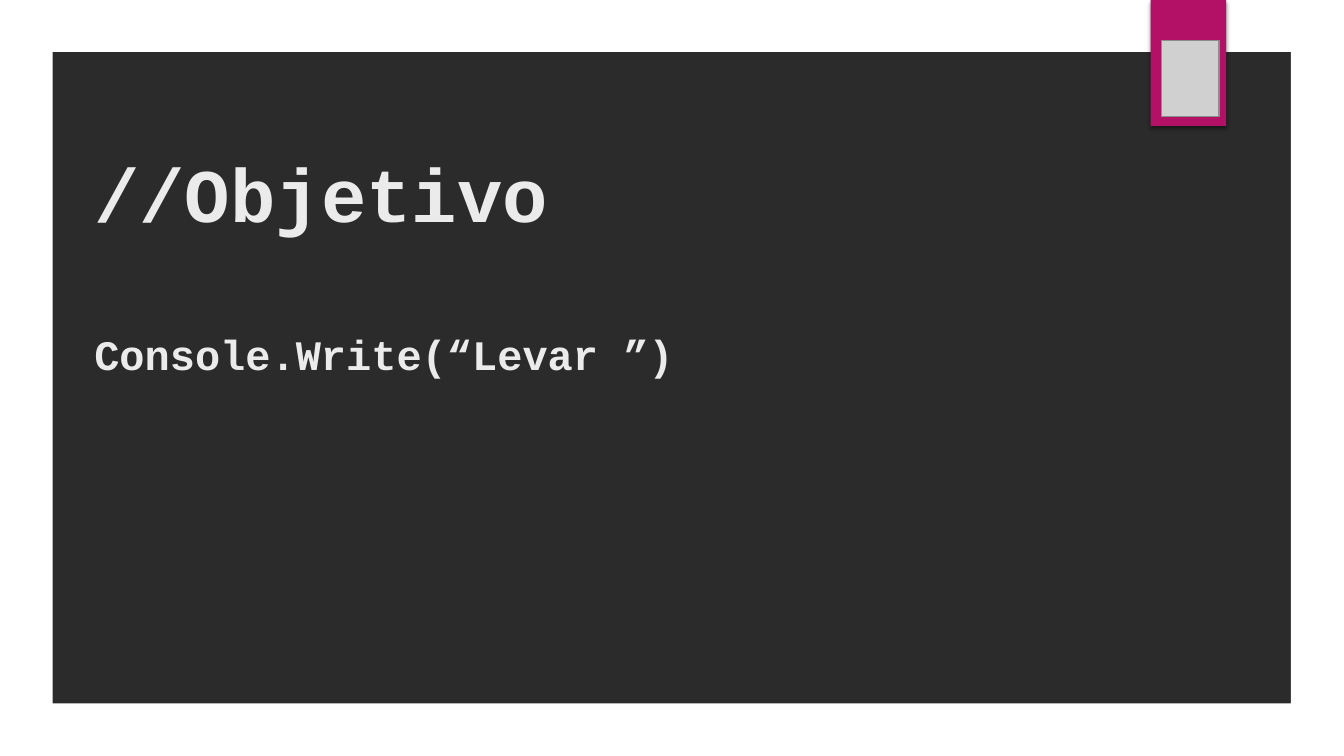
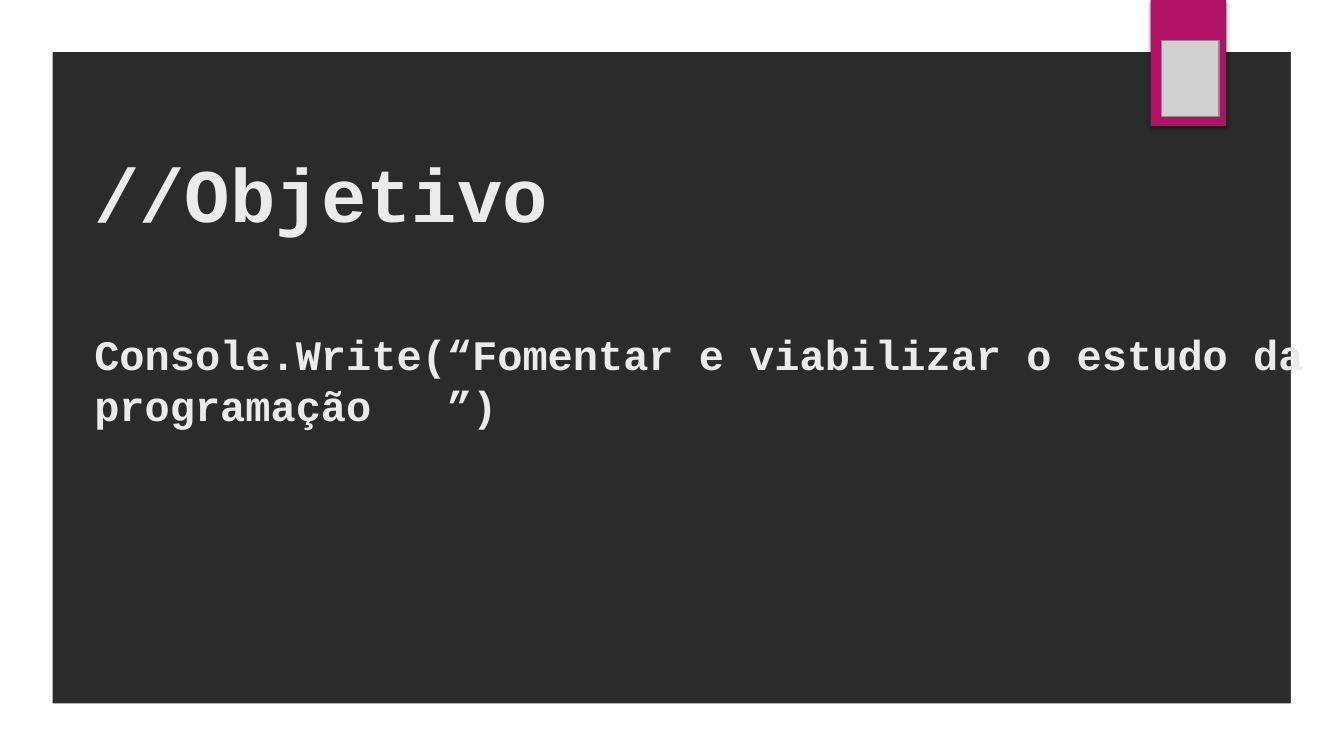
Before and after one commit to SilvioDaCol/ArqFriendly, a slide deck: slide 2 of APRESENTAÇÃO/APRESENTAÇÃO GAMEFRIENDLY.pptx. Drawn at 1344x756 pixels with LibreOffice and Linux fonts; fonts in the diff are those of the drawing; grey boxes stand for pictures; background and template pictures are left out; a plain dark background stands for a picture behind light text. Boxes give left, top, right and bottom in pixels: in the first picture for what was removed or moved away, otherwise in the second. Text is boxed around its words. In the diff, an @@ line names an element or a change of style, - is before the commit and + after.

```diff
--- a/APRESENTAÇÃO/APRESENTAÇÃO GAMEFRIENDLY.pptx
+++ b/APRESENTAÇÃO/APRESENTAÇÃO GAMEFRIENDLY.pptx
@@ title at box(94, 168, 1303, 430): text changed @@
-//Objetivo
-Console.Write(“Levar ”)
+//Objetivo
+Console.Write(“Fomentar e viabilizar o estudo da programação ”)
```
Also in this commit, not shown: 21 other files.
